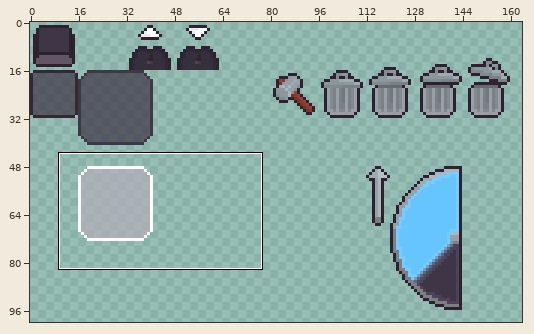
Sprite sheet, stored at assets/Textures/UI.png. The first picture is a wide view before the edit; the outline marks the close-up.
Close-up. As it was:
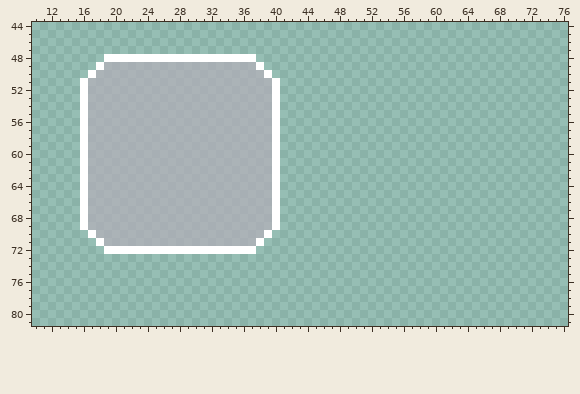
The file is 256x256 pixels. Colours within 5 levels of each other are drawn and written as one. Shown: x 10..76, y 44..81. The wide view leaves out empty margins.
Once edited:
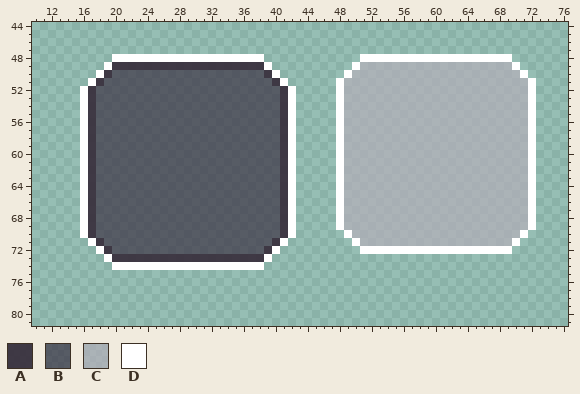
Palette (. is transparent): A #352938e4  B #3e3546b7  C #b4aeb9b2  D #ffffff
Diff:
@@ x 10..76 @@
 47 ...................................................................
-48 .........DDDDDDDDDDDDDDDDDDD.......................................
-49 ........DCCCCCCCCCCCCCCCCCCCD......................................
-50 .......DCCCCCCCCCCCCCCCCCCCCCD.....................................
-51 ......DCCCCCCCCCCCCCCCCCCCCCCCD....................................
-52 ......DCCCCCCCCCCCCCCCCCCCCCCCD....................................
-53 ......DCCCCCCCCCCCCCCCCCCCCCCCD....................................
-54 ......DCCCCCCCCCCCCCCCCCCCCCCCD....................................
-55 ......DCCCCCCCCCCCCCCCCCCCCCCCD....................................
-56 ......DCCCCCCCCCCCCCCCCCCCCCCCD....................................
-57 ......DCCCCCCCCCCCCCCCCCCCCCCCD....................................
-58 ......DCCCCCCCCCCCCCCCCCCCCCCCD....................................
-59 ......DCCCCCCCCCCCCCCCCCCCCCCCD....................................
-60 ......DCCCCCCCCCCCCCCCCCCCCCCCD....................................
-61 ......DCCCCCCCCCCCCCCCCCCCCCCCD....................................
-62 ......DCCCCCCCCCCCCCCCCCCCCCCCD....................................
-63 ......DCCCCCCCCCCCCCCCCCCCCCCCD....................................
-64 ......DCCCCCCCCCCCCCCCCCCCCCCCD....................................
-65 ......DCCCCCCCCCCCCCCCCCCCCCCCD....................................
-66 ......DCCCCCCCCCCCCCCCCCCCCCCCD....................................
-67 ......DCCCCCCCCCCCCCCCCCCCCCCCD....................................
-68 ......DCCCCCCCCCCCCCCCCCCCCCCCD....................................
-69 ......DCCCCCCCCCCCCCCCCCCCCCCCD....................................
-70 .......DCCCCCCCCCCCCCCCCCCCCCD.....................................
-71 ........DCCCCCCCCCCCCCCCCCCCD......................................
-72 .........DDDDDDDDDDDDDDDDDDD.......................................
-73 ...................................................................
-74 ...................................................................
+48 ..........DDDDDDDDDDDDDDDDDDD............DDDDDDDDDDDDDDDDDDD.......
+49 .........DAAAAAAAAAAAAAAAAAAAD..........DCCCCCCCCCCCCCCCCCCCD......
+50 ........DABBBBBBBBBBBBBBBBBBBAD........DCCCCCCCCCCCCCCCCCCCCCD.....
+51 .......DABBBBBBBBBBBBBBBBBBBBBAD......DCCCCCCCCCCCCCCCCCCCCCCCD....
+52 ......DABBBBBBBBBBBBBBBBBBBBBBBAD.....DCCCCCCCCCCCCCCCCCCCCCCCD....
+53 ......DABBBBBBBBBBBBBBBBBBBBBBBAD.....DCCCCCCCCCCCCCCCCCCCCCCCD....
+54 ......DABBBBBBBBBBBBBBBBBBBBBBBAD.....DCCCCCCCCCCCCCCCCCCCCCCCD....
+55 ......DABBBBBBBBBBBBBBBBBBBBBBBAD.....DCCCCCCCCCCCCCCCCCCCCCCCD....
+56 ......DABBBBBBBBBBBBBBBBBBBBBBBAD.....DCCCCCCCCCCCCCCCCCCCCCCCD....
+57 ......DABBBBBBBBBBBBBBBBBBBBBBBAD.....DCCCCCCCCCCCCCCCCCCCCCCCD....
+58 ......DABBBBBBBBBBBBBBBBBBBBBBBAD.....DCCCCCCCCCCCCCCCCCCCCCCCD....
+59 ......DABBBBBBBBBBBBBBBBBBBBBBBAD.....DCCCCCCCCCCCCCCCCCCCCCCCD....
+60 ......DABBBBBBBBBBBBBBBBBBBBBBBAD.....DCCCCCCCCCCCCCCCCCCCCCCCD....
+61 ......DABBBBBBBBBBBBBBBBBBBBBBBAD.....DCCCCCCCCCCCCCCCCCCCCCCCD....
+62 ......DABBBBBBBBBBBBBBBBBBBBBBBAD.....DCCCCCCCCCCCCCCCCCCCCCCCD....
+63 ......DABBBBBBBBBBBBBBBBBBBBBBBAD.....DCCCCCCCCCCCCCCCCCCCCCCCD....
+64 ......DABBBBBBBBBBBBBBBBBBBBBBBAD.....DCCCCCCCCCCCCCCCCCCCCCCCD....
+65 ......DABBBBBBBBBBBBBBBBBBBBBBBAD.....DCCCCCCCCCCCCCCCCCCCCCCCD....
+66 ......DABBBBBBBBBBBBBBBBBBBBBBBAD.....DCCCCCCCCCCCCCCCCCCCCCCCD....
+67 ......DABBBBBBBBBBBBBBBBBBBBBBBAD.....DCCCCCCCCCCCCCCCCCCCCCCCD....
+68 ......DABBBBBBBBBBBBBBBBBBBBBBBAD.....DCCCCCCCCCCCCCCCCCCCCCCCD....
+69 ......DABBBBBBBBBBBBBBBBBBBBBBBAD.....DCCCCCCCCCCCCCCCCCCCCCCCD....
+70 ......DABBBBBBBBBBBBBBBBBBBBBBBAD......DCCCCCCCCCCCCCCCCCCCCCD.....
+71 .......DABBBBBBBBBBBBBBBBBBBBBAD........DCCCCCCCCCCCCCCCCCCCD......
+72 ........DABBBBBBBBBBBBBBBBBBBAD..........DDDDDDDDDDDDDDDDDDD.......
+73 .........DAAAAAAAAAAAAAAAAAAAD.....................................
+74 ..........DDDDDDDDDDDDDDDDDDD......................................
 75 ...................................................................
Where, in picture pixels (left, top, right, bottom), the same in both close-ups:
changed: (80, 54, 296, 270)
added: (336, 54, 536, 254)
